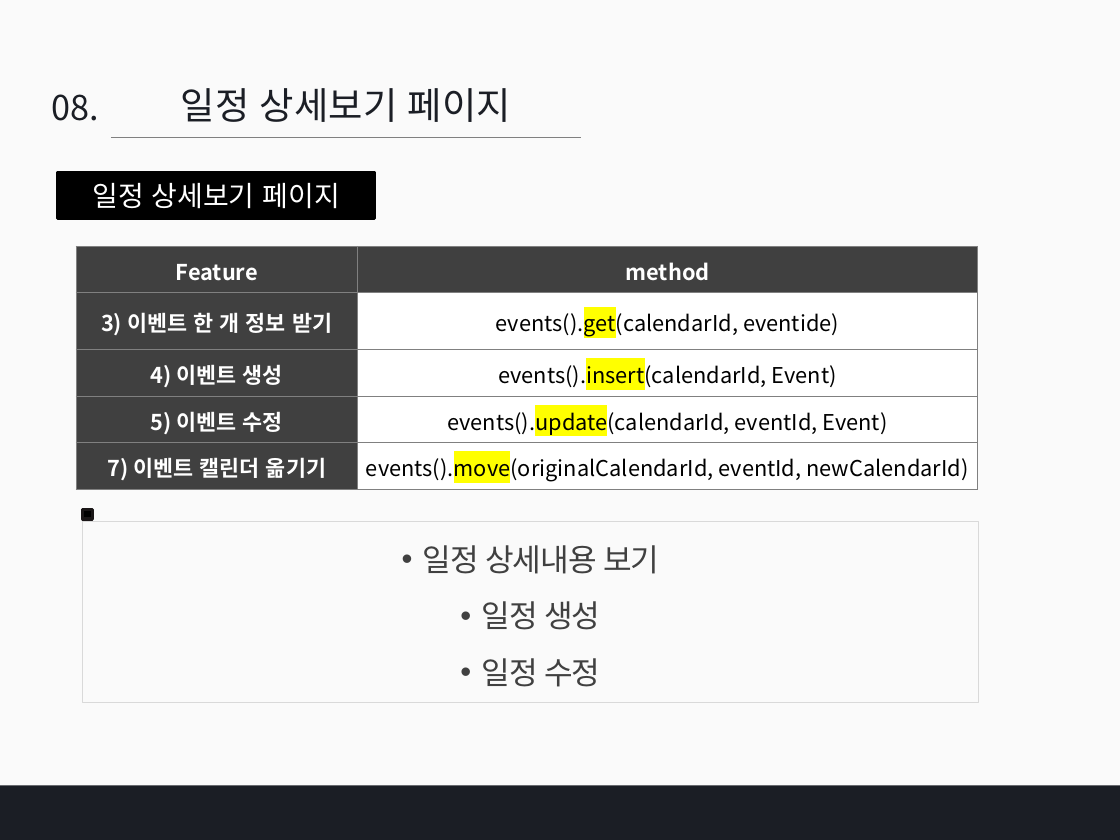
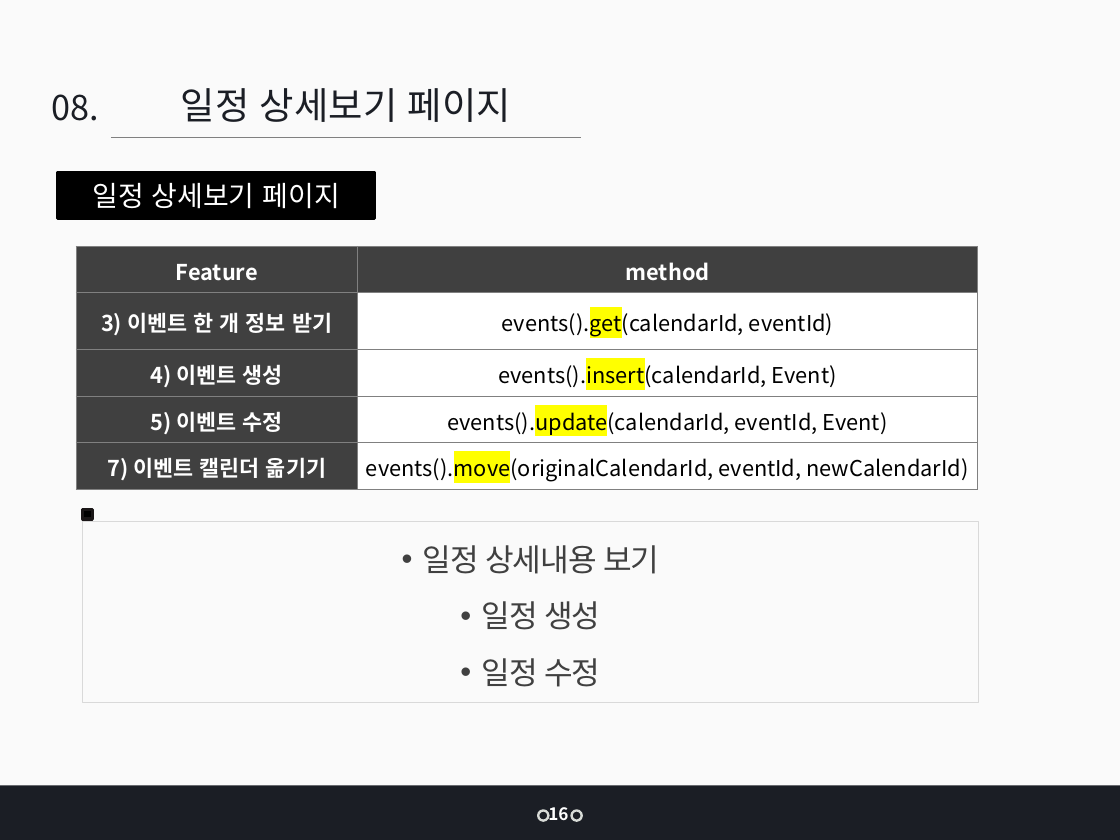
Before and after one commit to jangys/calendarProjectDocument, a slide deck: slide 16 of 인턴 최종 발표_장연수 - v2.pptx. Drawn at 1120x840 pixels with LibreOffice and Linux fonts; fonts in the diff are those of the drawing. Boxes give left, top, right and bottom in pixels: in the first picture for what was removed or moved away, otherwise in the second. Text is boxed around its words. In the diff, an @@ line names an element or a change of style, - is before the commit and + after.

```diff
--- a/인턴 최종 발표_장연수 - v2.pptx
+++ b/인턴 최종 발표_장연수 - v2.pptx
@@ table at bbox=[76, 246, 978, 489] @@
-row 2, column 2: events().get(calendarId, eventide)
+row 2, column 2: events().get(calendarId, eventId)
@@ text added at bbox=[548, 807, 568, 820], 11 pt, text #FFFFFF, bold @@
+16
@@ ellipse added at bbox=[539, 811, 549, 821], fill #1B1E25, outline #D8DBD7 1.5 pt @@
@@ ellipse added at bbox=[571, 811, 581, 821], fill #1B1E25, outline #D8DBD7 1.5 pt @@
```
Also in this commit, not shown: 28 other slides changed, 1 other file.
